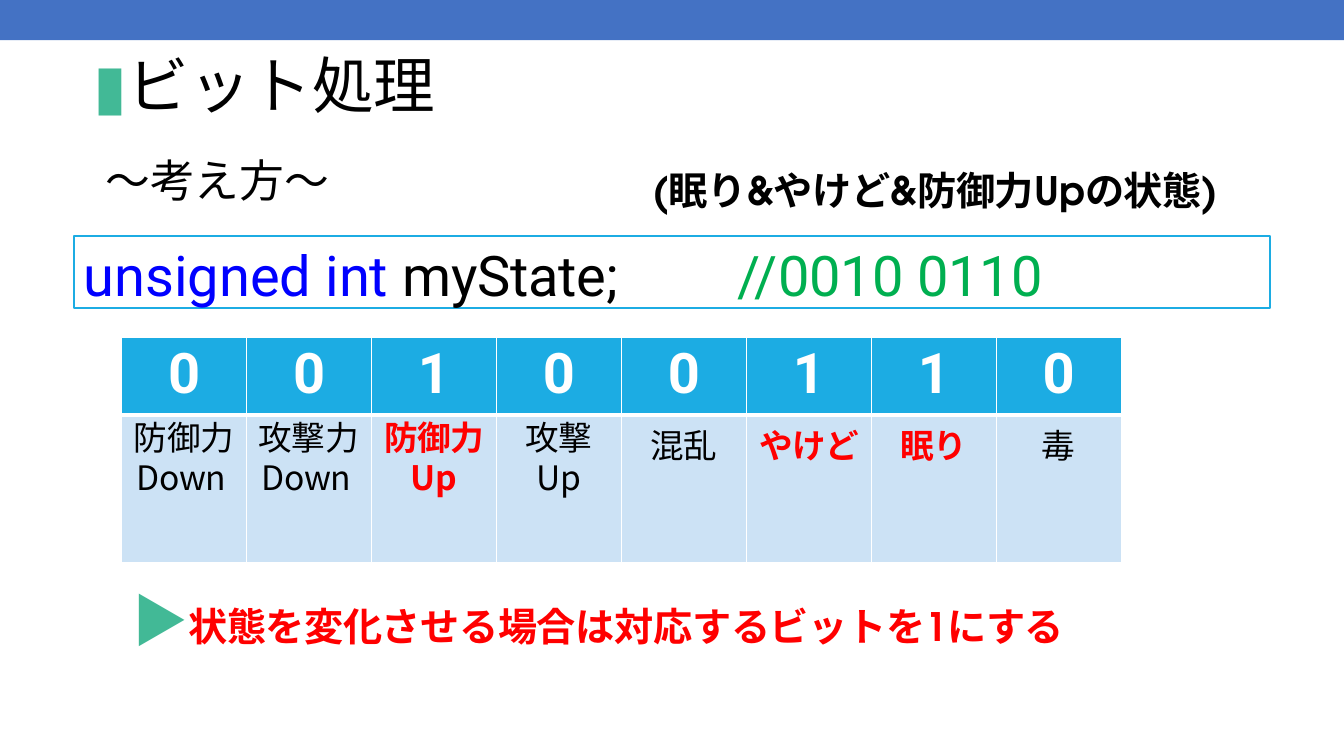
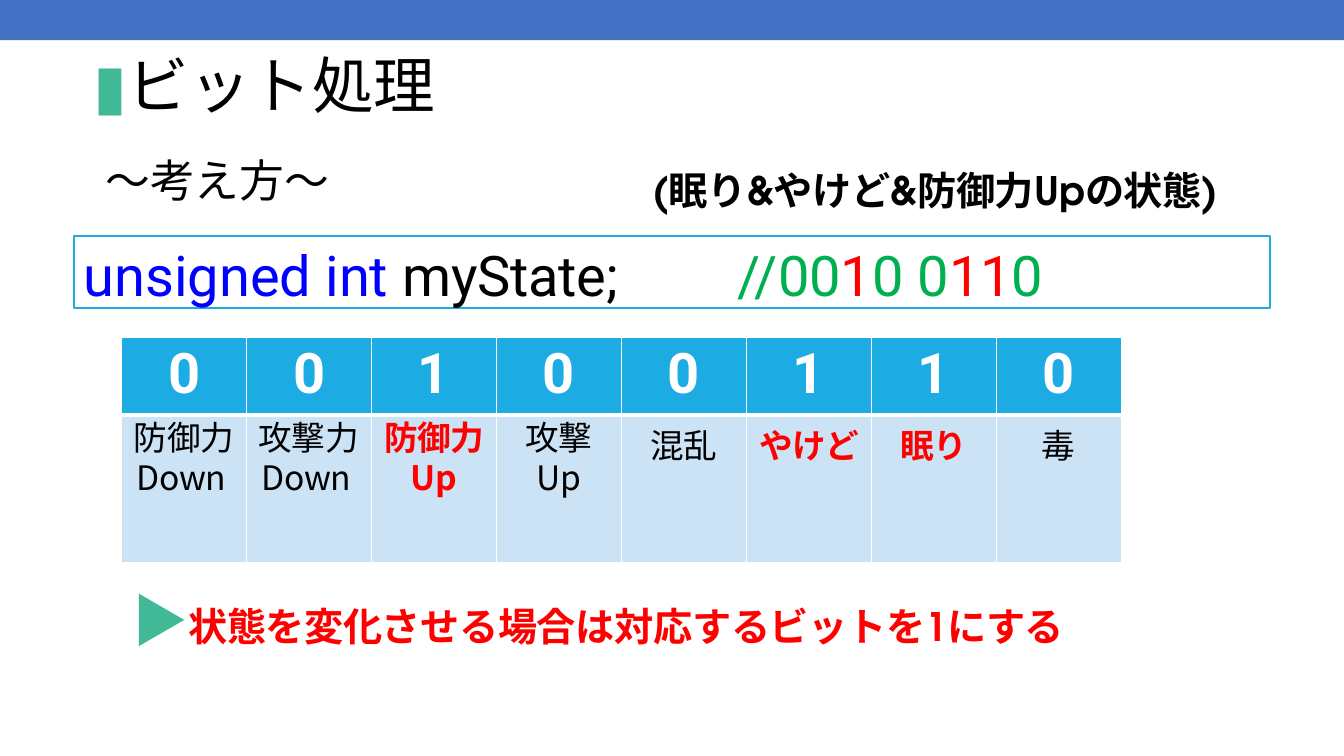
Before and after one commit to kic-murata/cpp2025, a slide deck: slide 7 of 授業資料/授業資料：ビット処理.pptx. Drawn at 1344x756 pixels with LibreOffice and Linux fonts; fonts in the diff are those of the drawing. Boxes give left, top, right and bottom in pixels: in the first picture for what was removed or moved away, otherwise in the second. Text is boxed around its words. In the diff, an @@ line names an element or a change of style, - is before the commit and + after.

```diff
--- a/授業資料/授業資料：ビット処理.pptx
+++ b/授業資料/授業資料：ビット処理.pptx
@@ rectangle "unsigned int myState; //0010 0110" at [74, 236, 1270, 309]: text colour #00AF50 to #FF0000 in "//0010 0110" @@
```
Also in this commit, not shown: 5 other slides changed, 12 slides removed, 3 other files.
